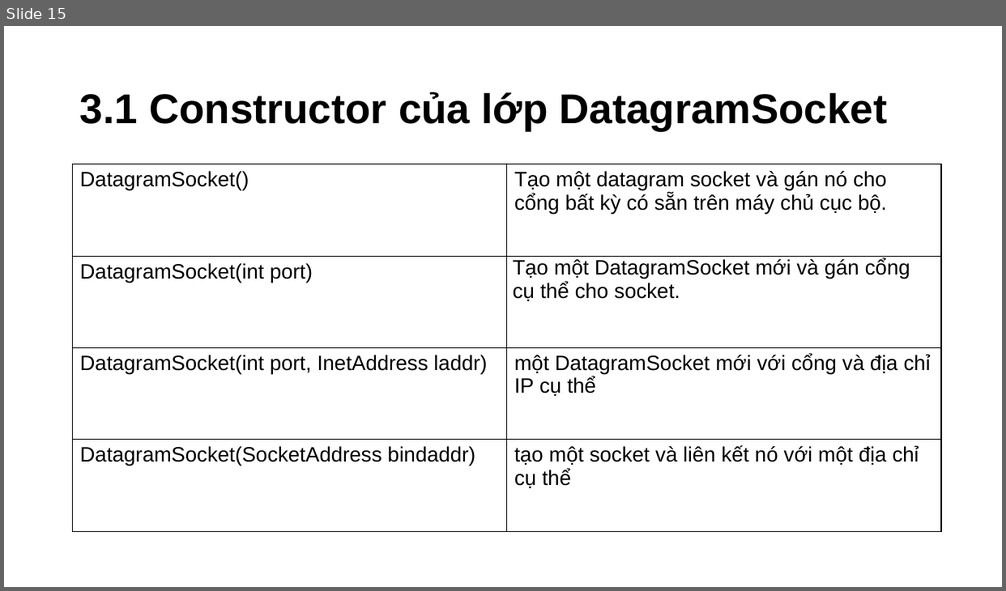
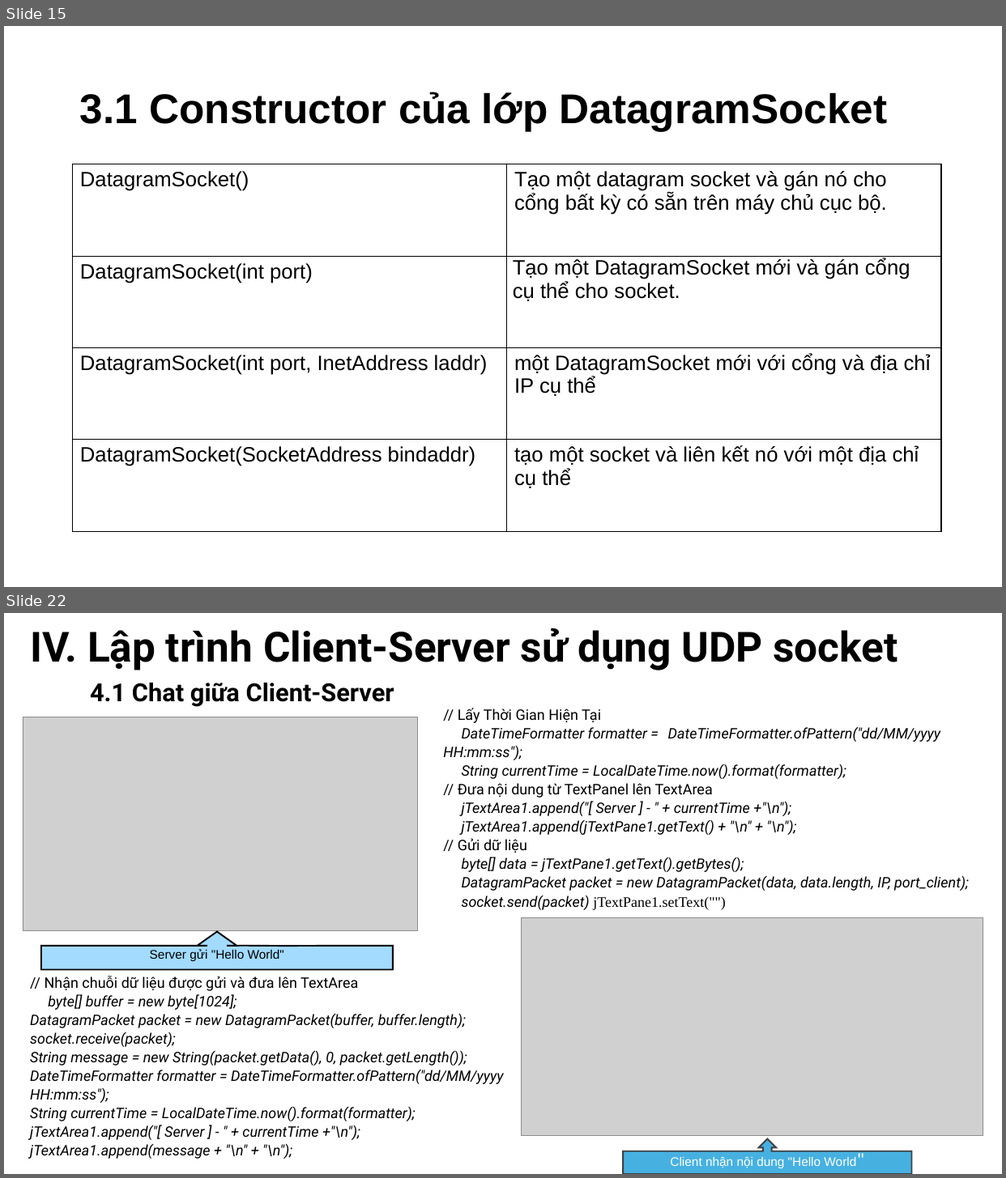
Before and after one commit to Cuid-1412/PowerPoint, a slide deck: Thuyết Trình Java.pptm. Shown one above the other, each under a label of ours: slide 15 before the commit, slides 15 and 22 after it; the slides between them are not shown. The pictures are 1006x591 and 1006x1178 pixels, drawn with LibreOffice and Linux fonts; fonts in the diff are those of the drawing; grey boxes stand for pictures; background and template pictures are left out. Boxes give left, top, right and bottom in pixels: in the first picture for what was removed or moved away, otherwise in the second. Text is boxed around its words. In the diff, an @@ line names an element or a change of style, - is before the commit and + after.

```diff
--- a/Thuyết Trình Java.pptm
+++ b/Thuyết Trình Java.pptm
@@ slide 22 added at [4,613,1002,1174], background #FFFFFF @@
@@ text added at [30,628,898,671], 40 pt, text #000000, bold @@
+IV. Lập trình Client-Server sử dụng UDP socket
@@ text added at [90,683,394,707], 24 pt, text #000000, bold @@
+4.1 Chat giữa Client-Server
@@ text added at [443,708,969,910], 14 pt, text #000000, italic @@
+// Lấy Thời Gian Hiện Tại
+DateTimeFormatter formatter = DateTimeFormatter.ofPattern("dd/MM/yyyy HH:mm:ss");
+String currentTime = LocalDateTime.now().format(formatter);
+// Đưa nội dung từ TextPanel lên TextArea
+jTextArea1.append("[ Server ] - " + currentTime +"\n");
+jTextArea1.append(jTextPane1.getText() + "\n" + "\n");
+// Gửi dữ liệu
+byte[] data = jTextPane1.getText().getBytes();
+DatagramPacket packet = new DatagramPacket(data, data.length, IP, port_client);
+socket.send(packet) jTextPane1.setText("")
@@ picture added at [23,717,417,931] @@
@@ picture added at [522,918,983,1135] @@
@@ freeform shape added at [41,932,394,970], fill #A3DBFF, outline #000000 1.5 pt, 12 pt, text #000000 @@
+Server gửi "Hello World"
@@ text added at [30,976,504,1159], 14 pt, text #000000, italic @@
+// Nhận chuỗi dữ liệu được gửi và đưa lên TextArea
+byte[] buffer = new byte[1024];
+DatagramPacket packet = new DatagramPacket(buffer, buffer.length);
+socket.receive(packet);
+String message = new String(packet.getData(), 0, packet.getLength());
+DateTimeFormatter formatter = DateTimeFormatter.ofPattern("dd/MM/yyyy HH:mm:ss");
+String currentTime = LocalDateTime.now().format(formatter);
+jTextArea1.append("[ Server ] - " + currentTime +"\n");
+jTextArea1.append(message + "\n" + "\n");
@@ up arrow callout added at [623,1139,912,1174], fill #46B1E1, outline #404040 1.5 pt, 12 pt, text #FFFFFF @@
+Client nhận nội dung "Hello World"
```
Also in this commit, not shown: 7 slides changed, 10 other slides added.
